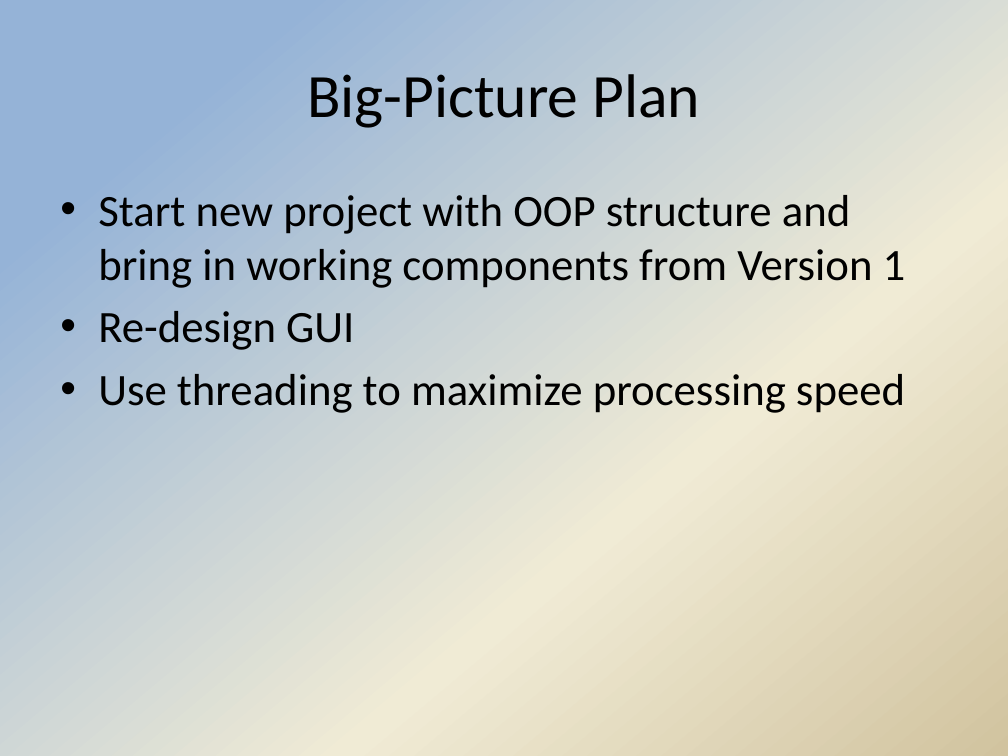
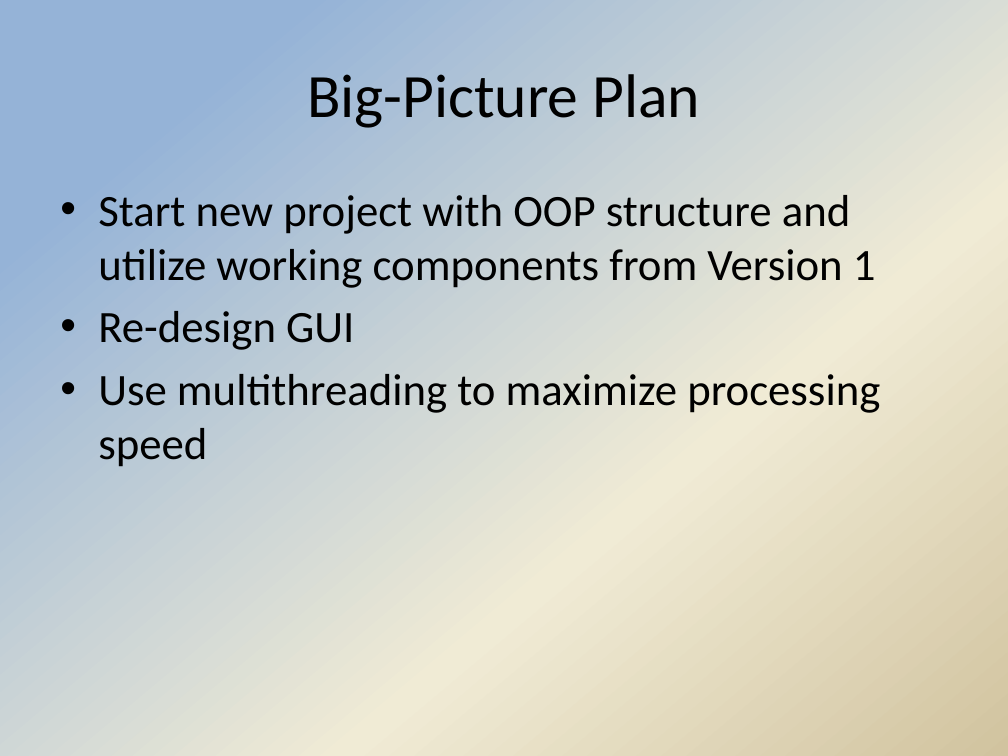
Before and after one commit to Hdtran89/ImageProcessing, a slide deck: slide 8 of A Team Documents/Interim presentation.pptx. Drawn at 1008x756 pixels with LibreOffice and Linux fonts; fonts in the diff are those of the drawing; background and template pictures are left out. Boxes give left, top, right and bottom in pixels: in the first picture for what was removed or moved away, otherwise in the second. Text is boxed around its words. In the diff, an @@ line names an element or a change of style, - is before the commit and + after.

```diff
--- a/A Team Documents/Interim presentation.pptx
+++ b/A Team Documents/Interim presentation.pptx
@@ text at bbox=[98, 195, 876, 288]: text changed @@
-• Start new project with OOP structure and bring in working components from Version 1
+• Start new project with OOP structure and utilize working components from Version 1
@@ text at bbox=[98, 374, 880, 467]: text changed @@
-• Use threading to maximize processing speed
+• Use multithreading to maximize processing speed
```
Also in this commit, not shown: 2 other slides changed.
